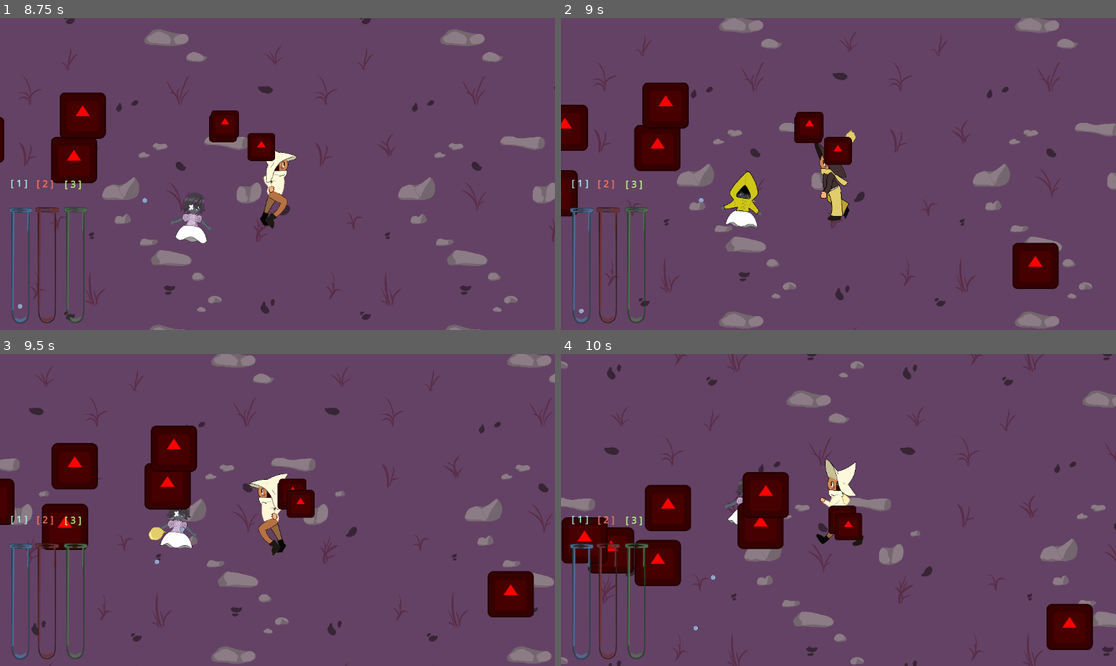
Above: before the commit, frames 1-4 (two rows, left to right).
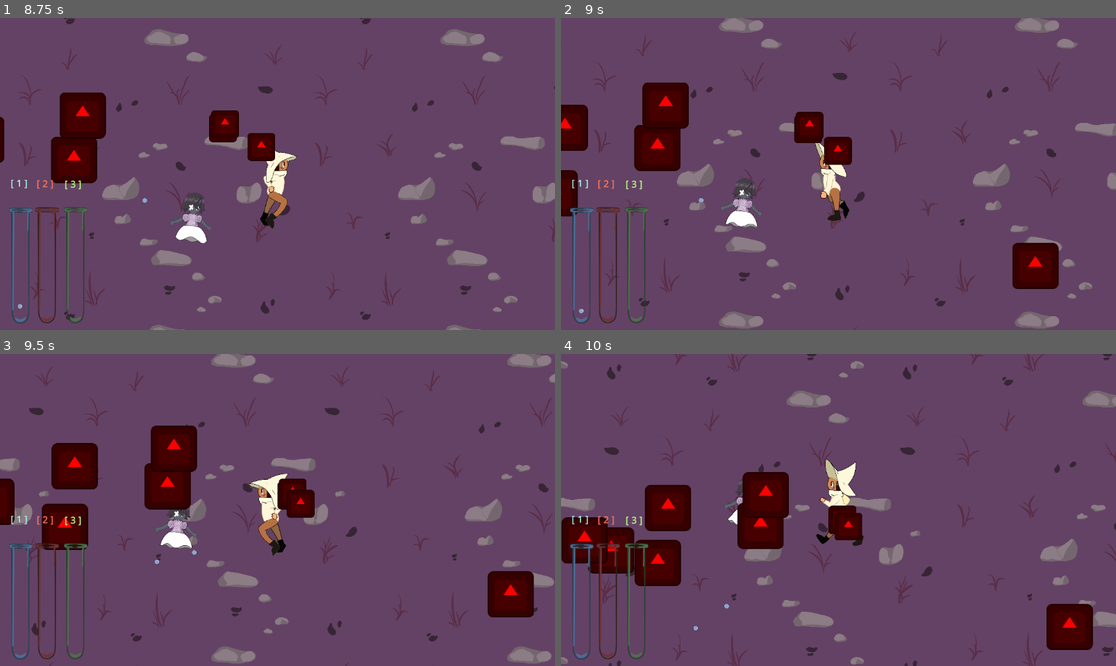
Above: after the commit, the same moments.

Repository: ACristoff/strangecompanion
Game: Godot game, scene res://game/manager.tscn
Same seed, same stepped clock (60 frames per second), same inputs: the game is played once before the commit and once after it. The engine's default icon, where the game draws it, is replaced by a stand-in: a white triangle on a blue panel in a dark square.
Inputs:
- Up to frame 1 (8.75 s): hold Up (ui_up) 0.53-2.03 s; tap one key every 0.75 s from 0.6 s: 1 (select_1) 2 (select_2) 3 (select_3) 1 (select_1) 2 (select_2) 3 (select_3) 1 (select_1) 2 (select_2) 3 (select_3) 1 (select_1) 2 (select_2); hold Left (ui_left) 2.03-3.53 s; hold Down (ui_down) 3.53-4.28 s; hold Right (ui_right) 4.28-5.03 s; hold Up (ui_up) 5.03-5.78 s; hold Right (ui_right) 5.78-8.03 s; hold Down (ui_down) from 8.03 s (still down)
- Up to frame 2 (9 s): release Down (ui_down) at 8.78 s; hold Left (ui_left) from 8.78 s (still down); tap 3 (select_3) at 8.85 s
- Up to frame 3 (9.5 s): keep holding Left (ui_left)
- Up to frame 4 (10 s): release Left (ui_left) at 9.53 s; hold Up (ui_up) from 9.53 s (still down); tap 1 (select_1) at 9.6 s

Frame 1 is identical in both runs. In frame 2, 1.1% of the frame differs, in the area x 29-54%, y 35-64%; in frame 3, 0.1%; in frame 4, less than 0.1%.

Commit message:
witch invul and power down

Diff:
--- a/game/player/witch.gd
+++ b/game/player/witch.gd
@@ -24,7 +24,7 @@
 
 @export var SPEED = 300
 @export var health = 100
-@export var lode_speed = 1.2
+@export var lode_speed = 1.5
 
 var companion_radius = 100
 
@@ -183,6 +183,8 @@
 
 func _on_area_2d_area_entered(area):
 	if area is ENEMY:
+		if invul_timer.time_left >0 && !invul_timer.is_stopped():
+			return
 		if current_mode == SHOOT_MODE.DEFAULT:
 			print("YOU DEER")
 			##TODO trigger game end here
@@ -191,11 +193,18 @@
 			print("MARIO SHRINK SOUND")
 			change_mode(SHOOT_MODE.DEFAULT)
 			cooldown_timer.start()
+			invul_timer.start()
 		pass
 	pass # Replace with function body.
 
 
 func _on_cooldown_timer_timeout():
 	print('cooldown finished')
+	cooldown_timer.wait_time = 7
 	#cooldown_timer.
 	pass # Replace with function body.
+
+
+func _on_invul_timer_timeout():
+	cooldown_timer.wait_time = 3
+	pass # Replace with function body.
--- a/game/player/witch.tscn
+++ b/game/player/witch.tscn
@@ -162,13 +162,14 @@
 shape = SubResource("CapsuleShape2D_kc7h7")
 
 [node name="CooldownTimer" type="Timer" parent="."]
-wait_time = 6.0
+wait_time = 7.0
 one_shot = true
 
 [node name="InvulTimer" type="Timer" parent="."]
-wait_time = 2.0
+wait_time = 3.0
 one_shot = true
 
 [connection signal="timeout" from="ShootTimer" to="." method="on_shoot_timeout"]
 [connection signal="area_entered" from="Area2D" to="." method="_on_area_2d_area_entered"]
 [connection signal="timeout" from="CooldownTimer" to="." method="_on_cooldown_timer_timeout"]
+[connection signal="timeout" from="InvulTimer" to="." method="_on_invul_timer_timeout"]
